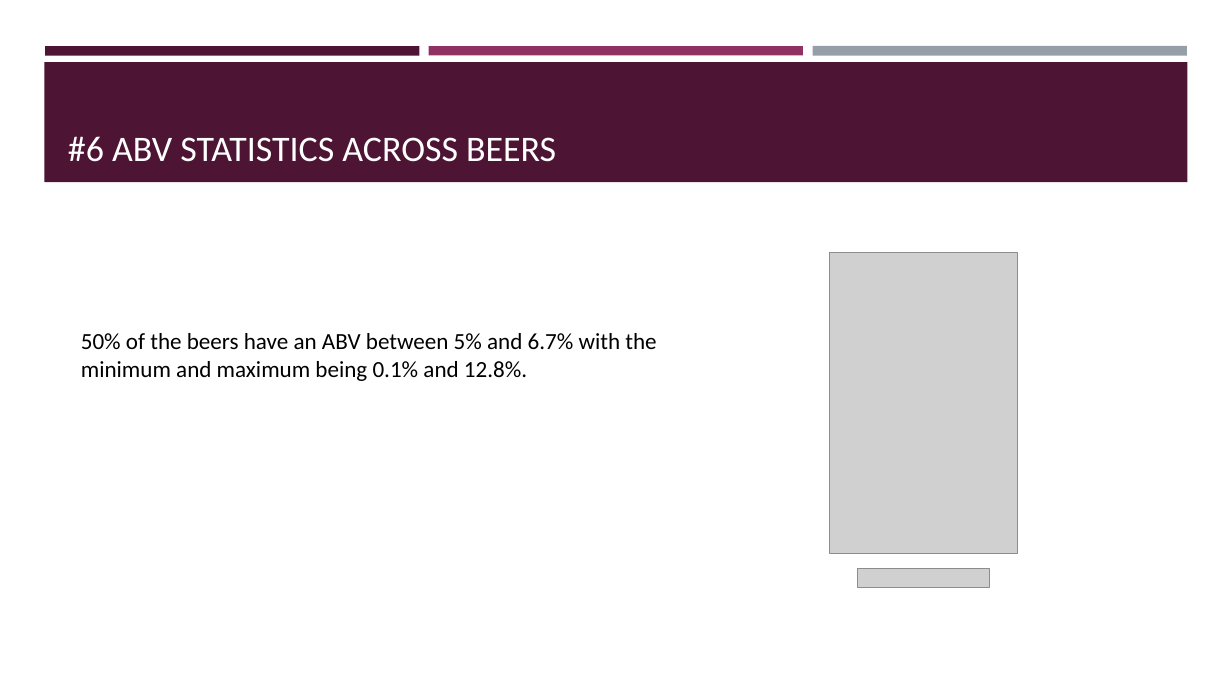
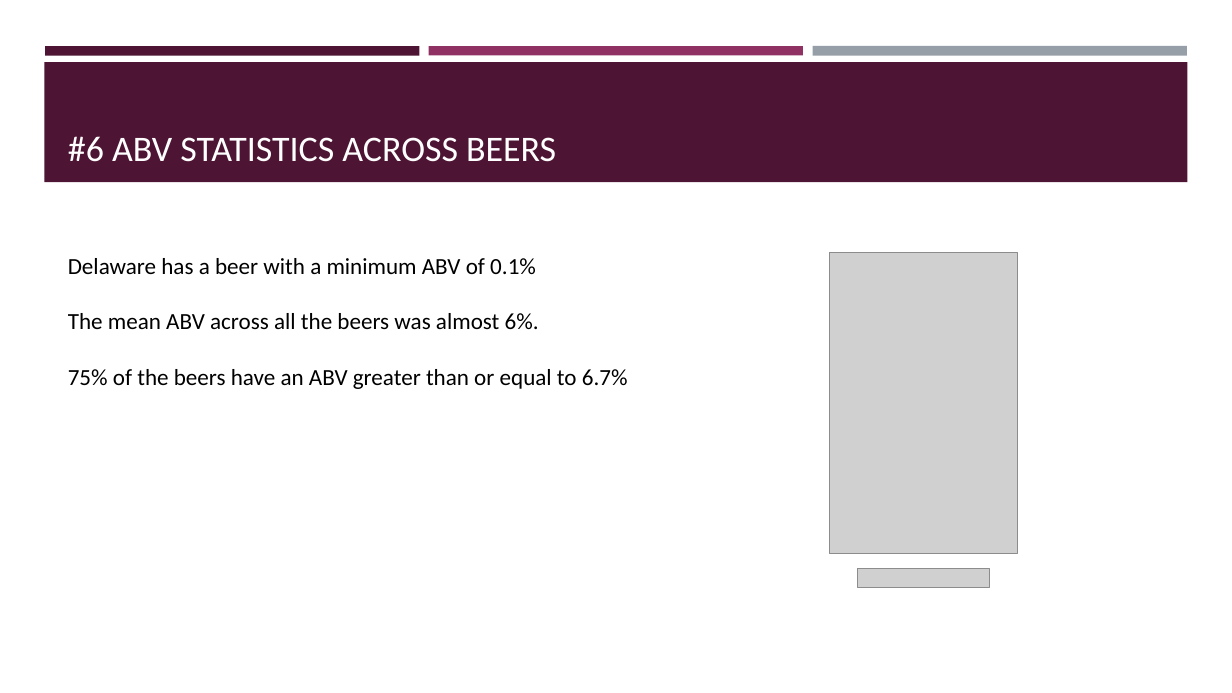
Before and after one commit to mltran2017/MSDS6306-404_CS1, a slide deck: slide 9 of pres/6306_CaseStudy_1_Slides.pptx. Drawn at 1232x693 pixels with LibreOffice and Linux fonts; fonts in the diff are those of the drawing; grey boxes stand for pictures. Boxes give left, top, right and bottom in pixels: in the first picture for what was removed or moved away, otherwise in the second. Text is boxed around its words. In the diff, an @@ line names an element or a change of style, - is before the commit and + after.

Commit message:
Revision to MLT's presentation

```diff
--- a/pres/6306_CaseStudy_1_Slides.pptx
+++ b/pres/6306_CaseStudy_1_Slides.pptx
@@ text at [68, 258, 628, 389]: text changed @@
-50% of the beers have an ABV between 5% and 6.7% with the minimum and maximum being 0.1% and 12.8%.
+Delaware has a beer with a minimum ABV of 0.1%
+The mean ABV across all the beers was almost 6%.
+75% of the beers have an ABV greater than or equal to 6.7%
```
